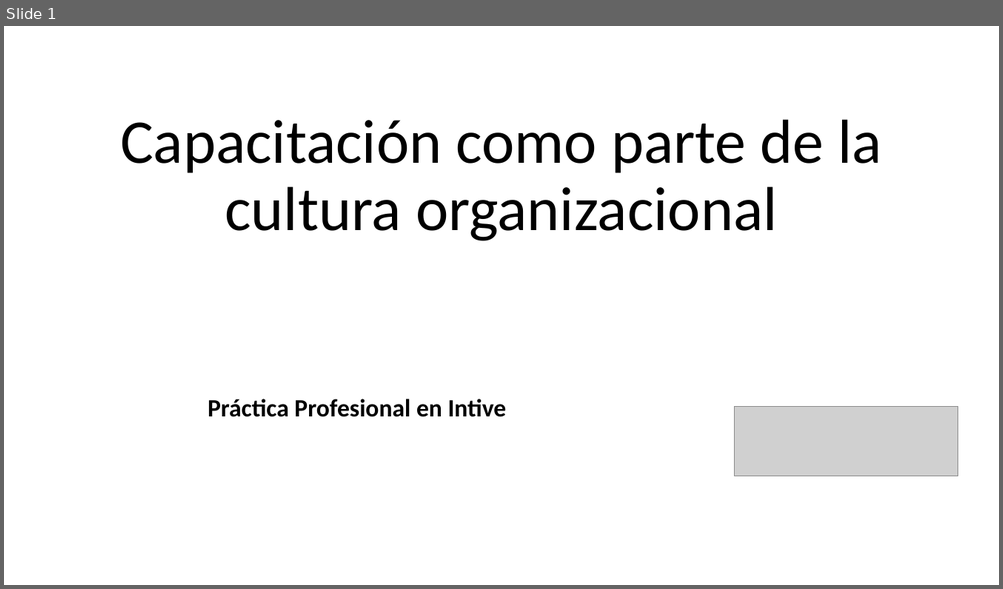
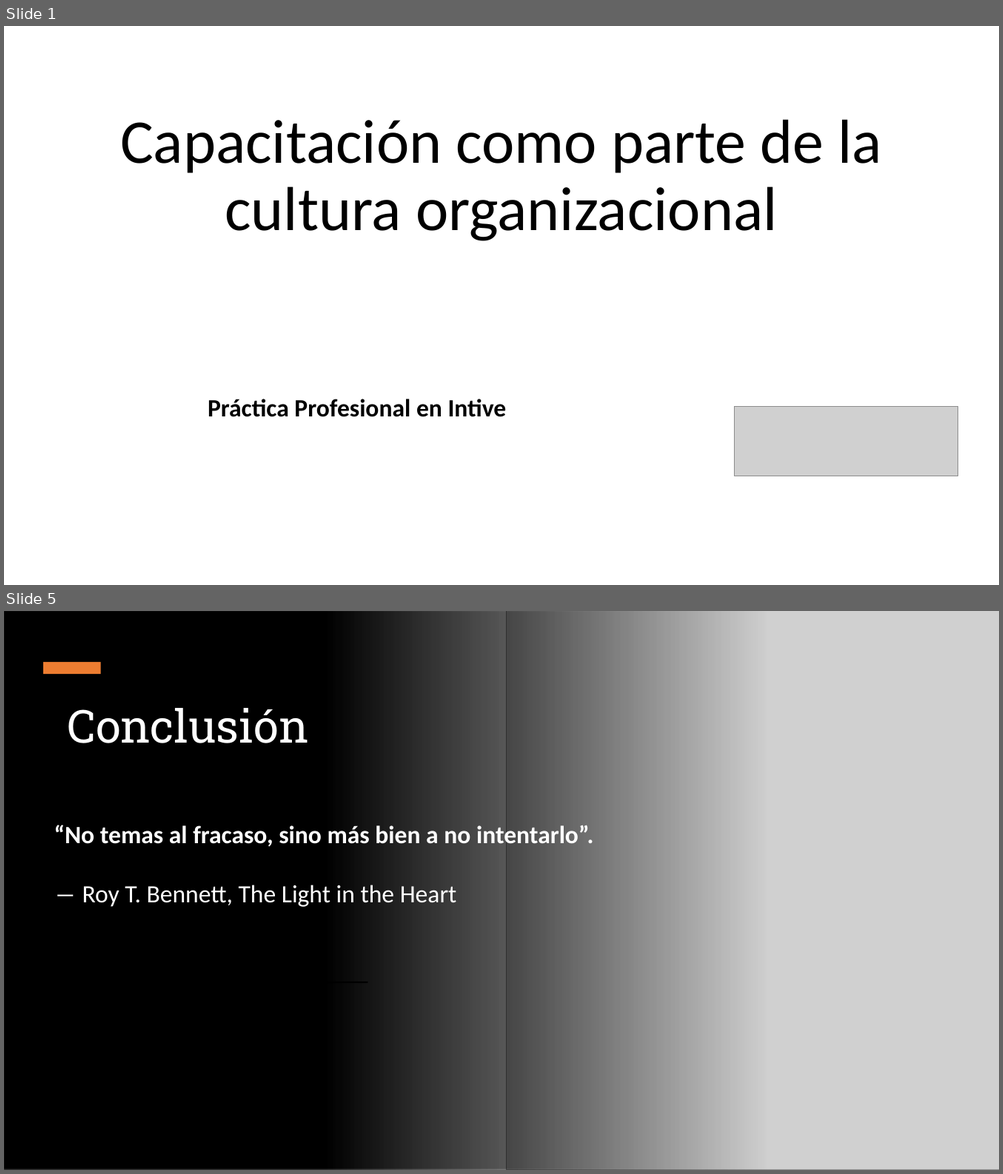
Before and after one commit to nestorpastor/nestor.github.io, a slide deck: Presentation.pptx. Shown one above the other, each under a label of ours: slide 1 before the commit, slides 1 and 5 after it; the slides between them are not shown. The pictures are 1003x589 and 1003x1174 pixels, drawn with LibreOffice and Linux fonts; fonts in the diff are those of the drawing; grey boxes stand for pictures; background and template pictures are left out. Boxes give left, top, right and bottom in pixels: in the first picture for what was removed or moved away, otherwise in the second. Text is boxed around its words. In the diff, an @@ line names an element or a change of style, - is before the commit and + after.

```diff
--- a/Presentation.pptx
+++ b/Presentation.pptx
@@ slide 5 added at box(4, 611, 999, 1170), background #FFFFFF @@
@@ rectangle added at box(4, 611, 765, 1170), fill gradient #000000 @@
@@ picture added at box(506, 611, 999, 1170) @@
@@ rectangle added at box(43, 662, 101, 674), fill #ED7D31 @@
@@ text added at box(67, 708, 309, 743), 44 pt, text #FFFFFF @@
+Conclusión
@@ text added at box(54, 823, 594, 907), 24 pt, text #FFFFFF, bold @@
+“No temas al fracaso, sino más bien a no intentarlo”.
+― Roy T. Bennett, The Light in the Heart
@@ rectangle added at box(43, 982, 368, 983), fill #000000 @@
```
Also in this commit, not shown: 4 other slides added, 4 slides removed, 1 other file.
